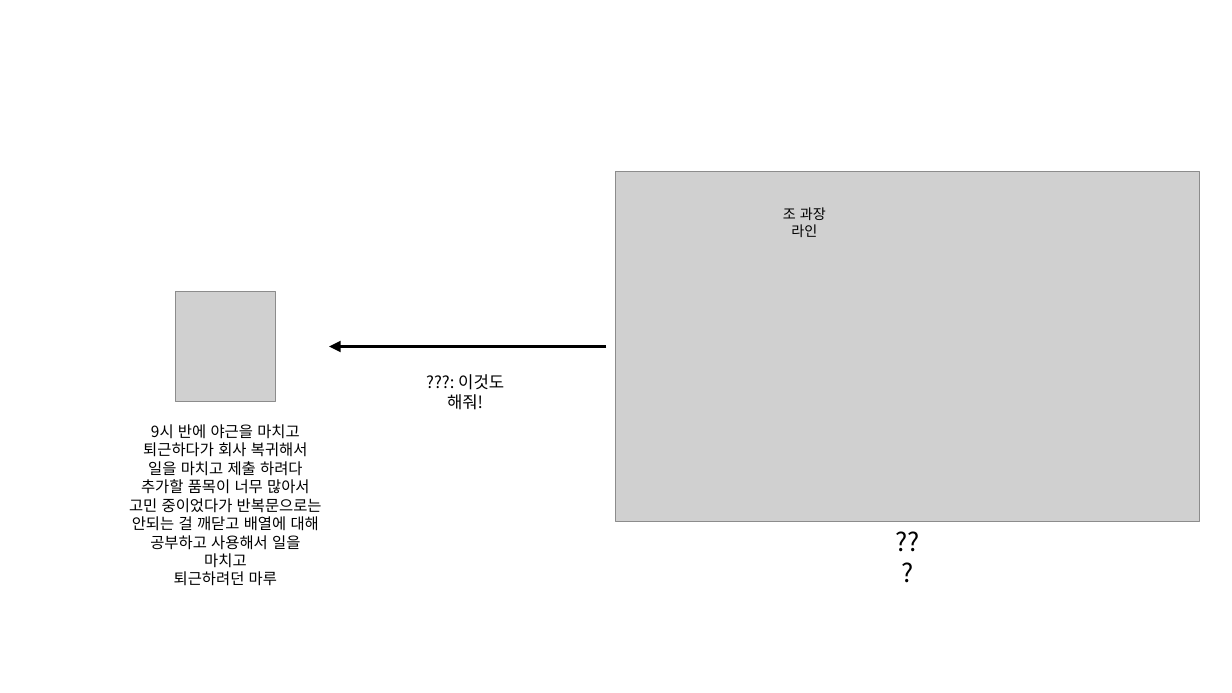
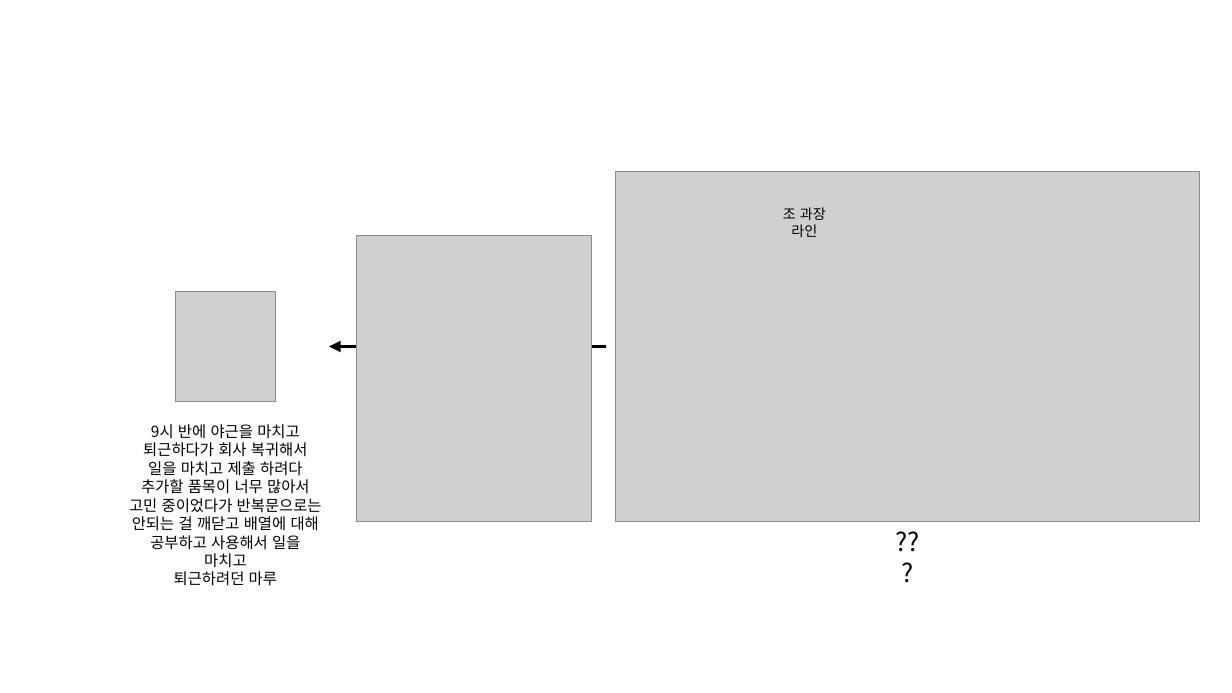
Before and after one commit to hamsangjin/lion-10-repository, a slide deck: slide 12 of hahnjae/array.pptx. Drawn at 1232x693 pixels with LibreOffice and Linux fonts; fonts in the diff are those of the drawing; grey boxes stand for pictures. Boxes give left, top, right and bottom in pixels: in the first picture for what was removed or moved away, otherwise in the second. Text is boxed around its words. In the diff, an @@ line names an element or a change of style, - is before the commit and + after.

Commit message:
revise presentation

```diff
--- a/hahnjae/array.pptx
+++ b/hahnjae/array.pptx
@@ picture added at [356,235,591,521] @@
@@ text removed at [447,374,504,410] @@
-???: 이것도 해줘!
```
Also in this commit, not shown: 1 other file.
